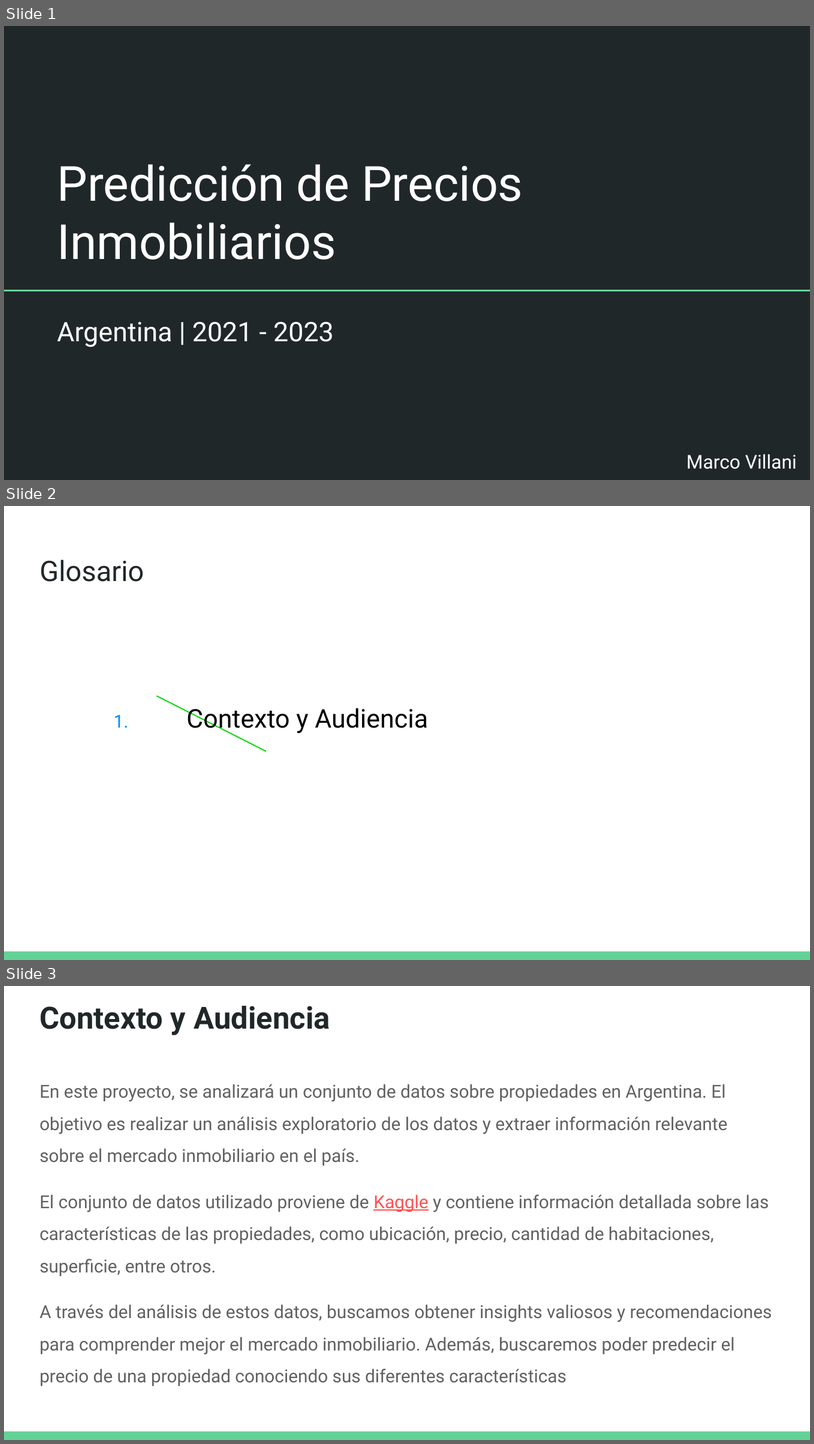
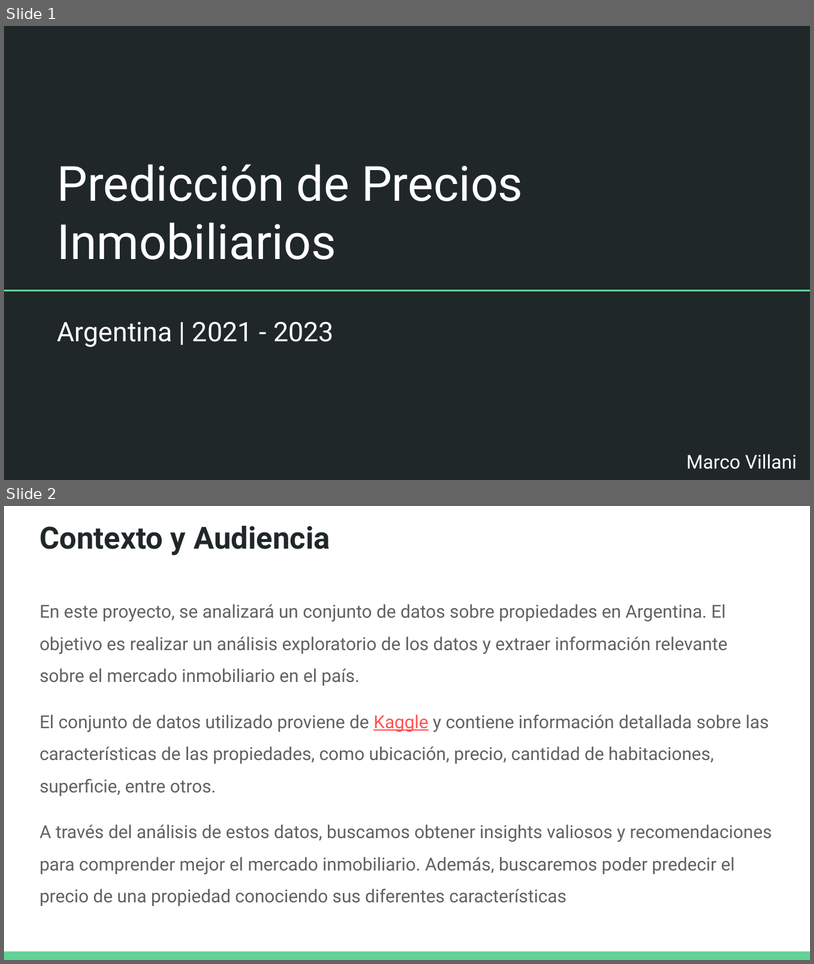
Before and after one commit to marcoavillani/argprops, a slide deck: Predicción de Precios Inmobiliarios.pptx. Shown one above the other, each under a label of ours: slides 1, 2 and 3 before the commit, slides 1 and 2 after it. The pictures are 814x1444 and 814x964 pixels, drawn with LibreOffice and Linux fonts; fonts in the diff are those of the drawing. Boxes give left, top, right and bottom in pixels: in the first picture for what was removed or moved away, otherwise in the second. Text is boxed around its words. In the diff, an @@ line names an element or a change of style, - is before the commit and + after.

```diff
--- a/Predicción de Precios Inmobiliarios.pptx
+++ b/Predicción de Precios Inmobiliarios.pptx
@@ slide 2 removed at [4,506,810,960], background #FFFFFF; not listed: 1 template element that a slide beside it also shows @@
@@ title removed at [39,559,144,582] @@
-Glosario
@@ line removed from (156, 696) to (266, 751) @@
@@ text removed at [186,708,428,734] @@
-1. Contexto y Audiencia
@@ what was slide 3 is now slide 2 @@
```
Also in this commit, not shown: 1 slide changed, 11 slides added, 1 other file.
